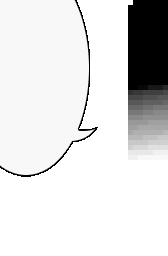
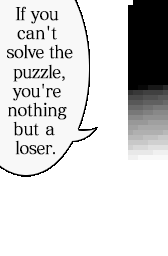
The second 168x256 image is a revision of the first. Changes to its layers:
added layer "If you can't solve the puzzle, you're nothing but a loser." above "Layer 1" over [7, 6, 73, 155]
